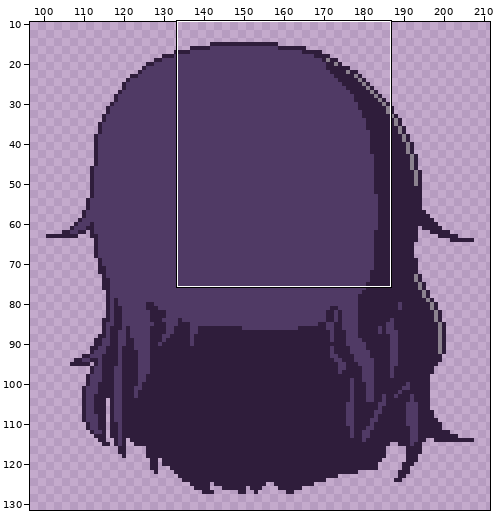
One commit to this sprite sheet: surface6500.png. The first picture is a wide view before the edit; the outline marks the close-up.
Close-up. As it was:
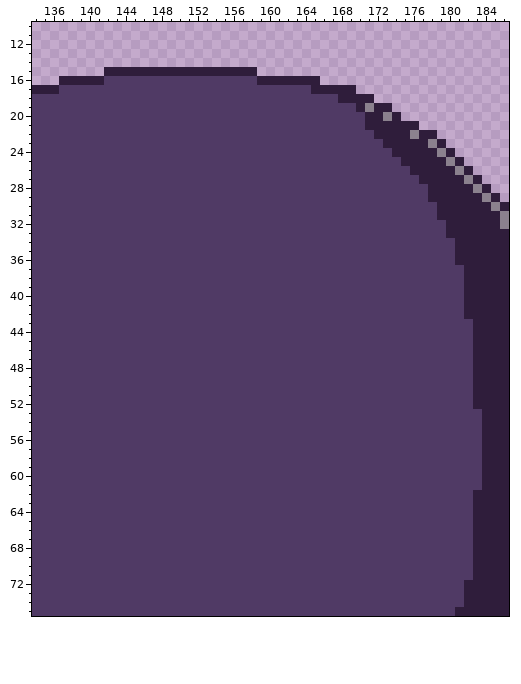
The file is 300x400 pixels. Colours within 5 levels of each other are drawn and written as one. Shown: x 134..186, y 10..75. The wide view leaves out empty margins.
The same view after the edit:
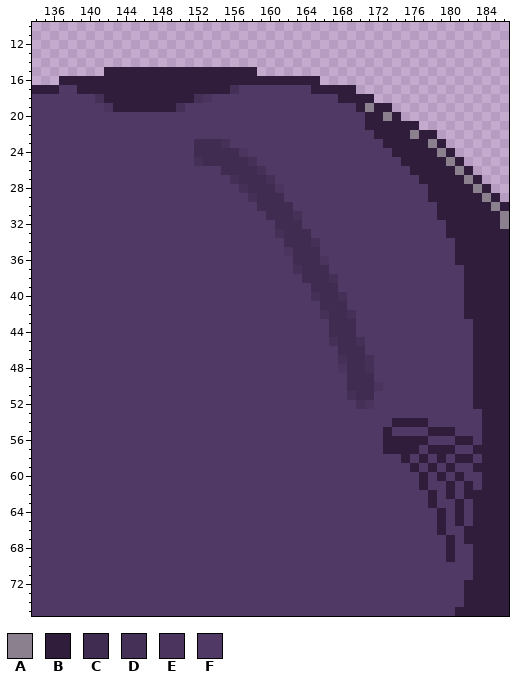
Palette (. is transparent): A #8b818e  B #2f1d3b  C #402c50  D #453057  E #4b355e  F #503a65
Change:
y 16: x 142..158 FFFFFFFFFFFFFFFFF -> BBBBBBBBBBBBBBBBB
y 17: x 139..156 FFFFFFFFFFFFFFFFFF -> BBBBBBBBBBBBBBBBBD
y 18: x 141..153 FFFFFFFFFFFFF -> DBBBBBBBBBBDE
y 19: x 142..150 FFFFFFFFF -> EBBBBBBBD
y 23: x 152..155 FFFF -> CCCD
y 24: x 152..157 FFFFFF -> CCCCCE
y 25: x 152..158 FFFFFFF -> DCCCCCD
y 26: x 155..159 FFFFF -> CCCCD
y 27: x 156..160 FFFFF -> DCCCD
y 28: x 157..161 FFFFF -> DCCCE
y 29: x 158..161 FFFF -> DCCC
y 30: x 159..162 FFFF -> CCCC
y 31: x 160..163 FFFF -> CCCD
y 32: x 161..163 FFF -> CCC
y 33: x 161..164 FFFF -> DCCC
y 34: x 162..165 FFFF -> CCCD
y 35: x 162..165 FFFF -> ECCC
y 36: x 163..166 FFFF -> CCCE
y 37: x 163..166 FFFF -> DCCC
y 38: x 164..167 FFFF -> CCCD
y 39: x 165..167 FFF -> CCC
y 40: x 165..168 FFFF -> DCCD
y 41: x 166..168 FFF -> CCC
y 42: x 166..169 FFFF -> DCCD
y 43..44: x 167..169 FFF -> CCC
y 45: x 167..170 FFFF -> DCCD
y 46: x 168..170 FFF -> CCC
y 47: x 168..171 FFFF -> DCCD
y 48: x 168..171 FFFF -> ECCD
y 49: x 169..171 FFF -> CCC
y 50: x 169..172 FFFF -> CCCE
y 51: x 169..171 FFF -> DCC
y 52: x 170..171 FF -> DE
y 54: x 174..177 FFFF -> BBBB
y 55: x 173 F -> B; x 178..180 FFF -> BBB
y 56: x 173..177 FFFFF -> BBBBB; x 181..182 FF -> BB
y 57: x 173..176 FFFF -> BBBB; x 178..180 FFF -> BBB; x 183 F -> B
y 58: x 175 F -> B; x 177 F -> B; x 179 F -> B; x 181..182 FF -> BB
y 59: x 176 F -> B; x 178 F -> B; x 180 F -> B; x 183 F -> B
y 60: x 177 F -> B; x 179 F -> B; x 181 F -> B
y 61: x 177 F -> B; x 180 F -> B; x 182 F -> B
y 62: x 178 F -> B; x 180 F -> B; x 182 F -> B
y 63: x 178 F -> B; x 181 F -> B
y 64..65: x 179 F -> B; x 181 F -> B
y 66: x 179 F -> B; x 182 F -> B
y 67: x 180 F -> B; x 182 F -> B
y 68..69: x 180 F -> B
